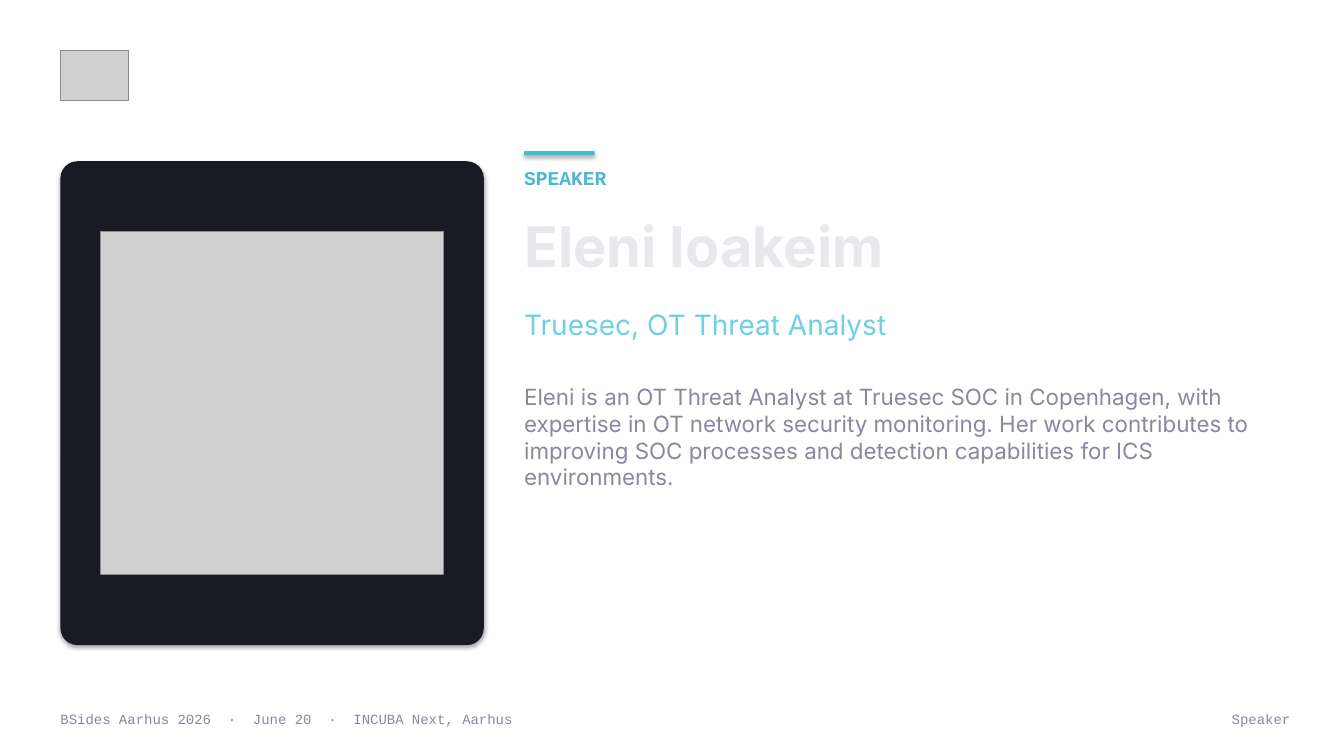
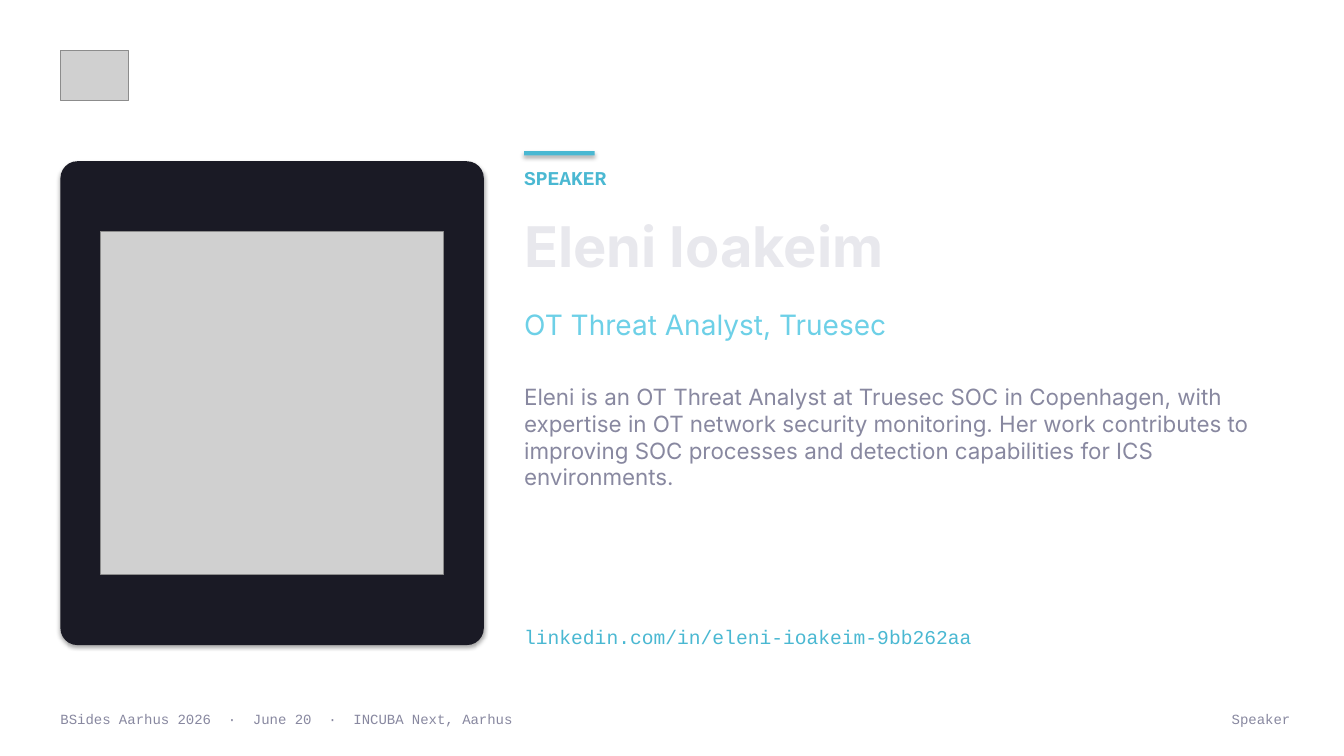
Before and after one commit to BSides-Aarhus/Website-2026, a slide deck: slide 13 of Plans/template-output/bsides-aarhus-2026-template.pptx. Drawn at 1344x756 pixels with LibreOffice and Linux fonts; fonts in the diff are those of the drawing; grey boxes stand for pictures; background and template pictures are left out. Boxes give left, top, right and bottom in pixels: in the first picture for what was removed or moved away, otherwise in the second. Text is boxed around its words. In the diff, an @@ line names an element or a change of style, - is before the commit and + after.

```diff
--- a/Plans/template-output/bsides-aarhus-2026-template.pptx
+++ b/Plans/template-output/bsides-aarhus-2026-template.pptx
@@ text at (x1=524, y1=314, x2=886, y2=341): text changed @@
-Truesec, OT Threat Analyst
+OT Threat Analyst, Truesec
@@ text added at (x1=524, y1=630, x2=971, y2=644), 14 pt, text #4AB8D2 @@
+linkedin.com/in/eleni-ioakeim-9bb262aa
```
Also in this commit, not shown: 8 other slides changed, 12 other files.
